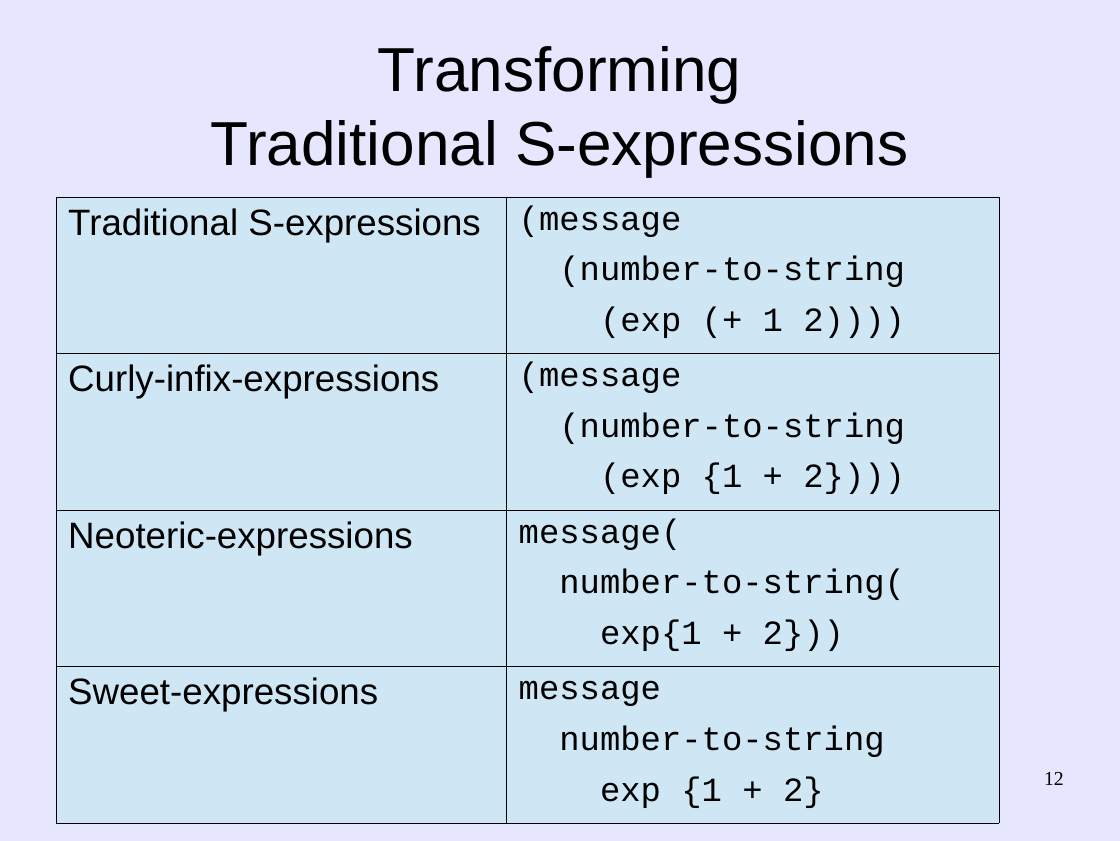
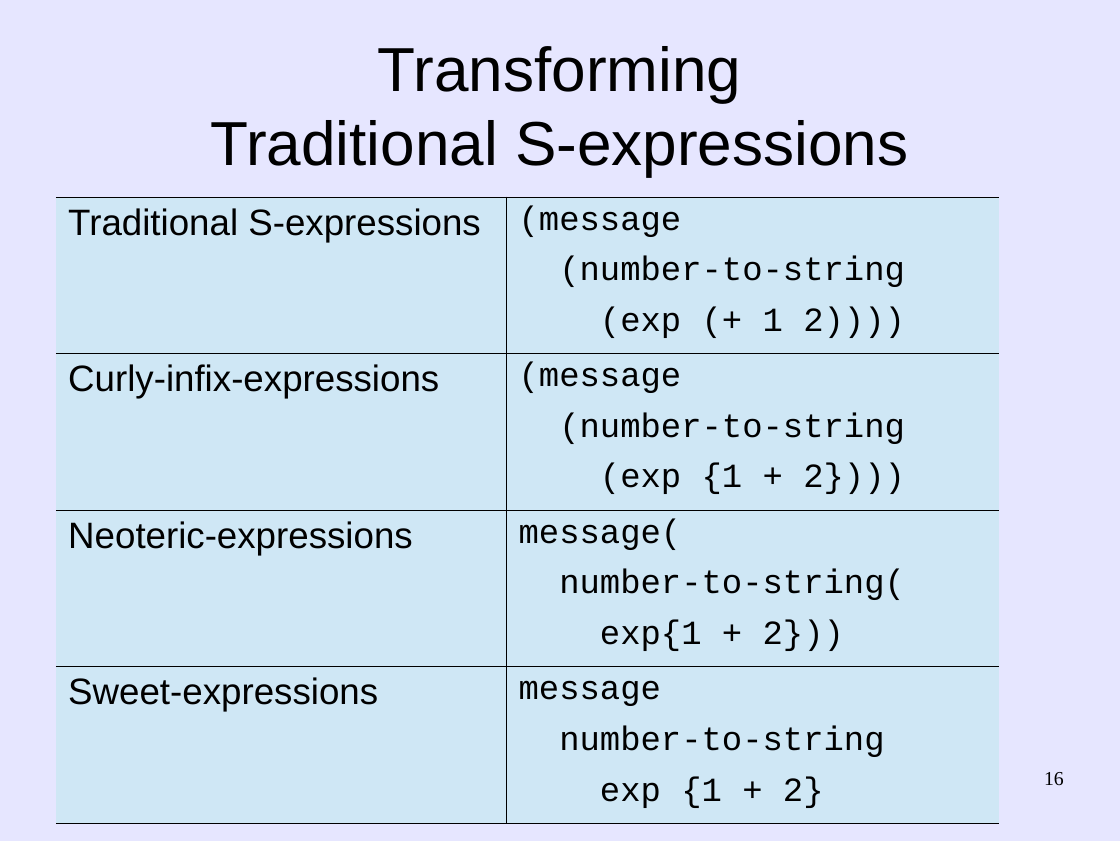
Before and after one commit to martin12333/Readable-Lisp-S-expressions, a slide deck: slide 16 of readable-s-expressions.odp (slide 12 before the commit). Drawn at 1120x841 pixels with LibreOffice and Linux fonts; fonts in the diff are those of the drawing. Boxes give left, top, right and bottom in pixels: in the first picture for what was removed or moved away, otherwise in the second. Text is boxed around its words. In the diff, an @@ line names an element or a change of style, - is before the commit and + after.

Commit message:
readable-s-expressions.odp: Refinements suggested by Arne Babenhauserheide
  - Modified .odp presentation, based on refinements suggested by
    Arne Babenhauserheide.  The .odp isn't the same as Arne's, but
    it splits the material into more slides, and uses some formats
    he suggested.

```diff
--- a/readable-s-expressions.odp
+++ b/readable-s-expressions.odp
@@ table at <box>56,197,999,812</box> @@
@@ borders changed @@
@@ page number at <box>1044,772,1064,786</box>: text changed @@
-12
+16
```
Also in this commit, not shown: 7 other slides changed, 4 slides added.
